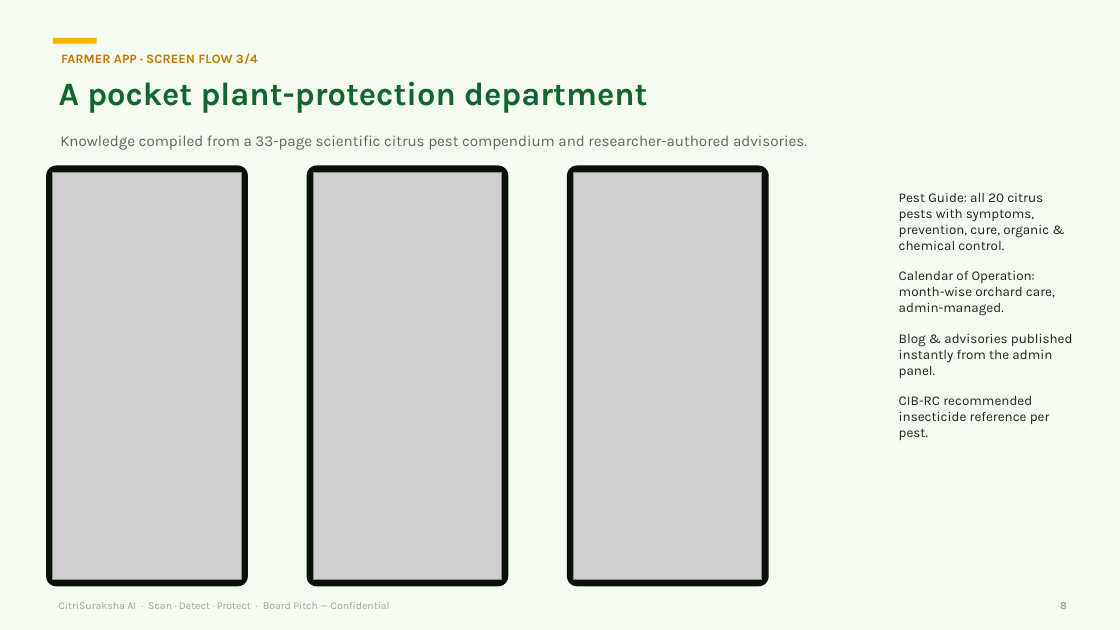
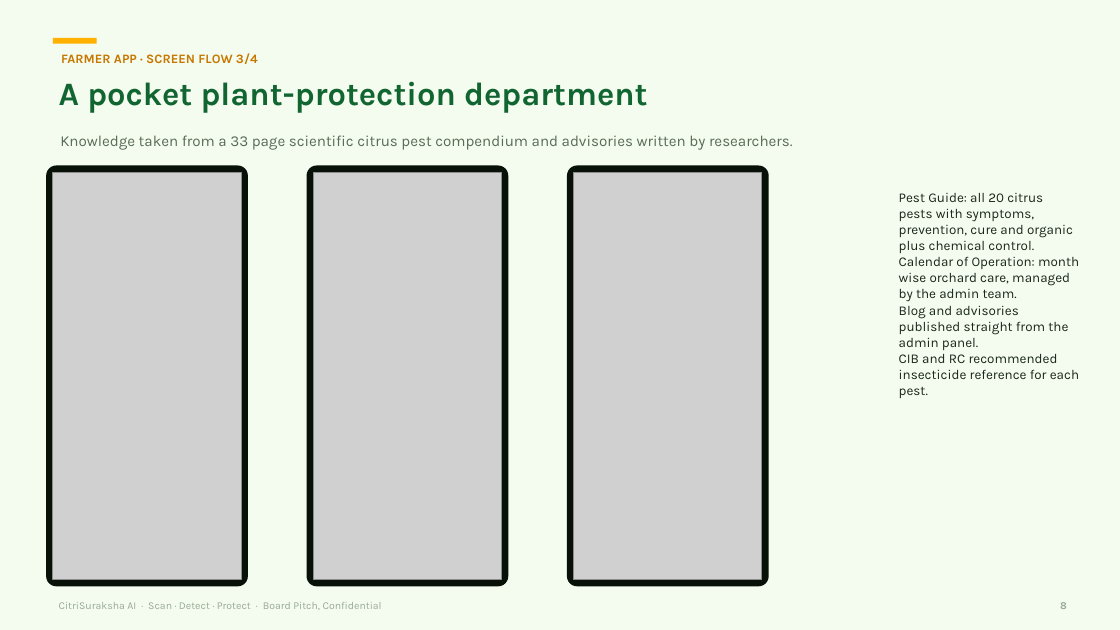
Before and after one commit to jagthapsaurabh/citrisurksha_ai, a slide deck: slide 8 of docs/pitch/CitriSuraksha_AI_Board_Pitch.pptx. Drawn at 1120x630 pixels with LibreOffice and Linux fonts; fonts in the diff are those of the drawing; grey boxes stand for pictures. Boxes give left, top, right and bottom in pixels: in the first picture for what was removed or moved away, otherwise in the second. Text is boxed around its words. In the diff, an @@ line names an element or a change of style, - is before the commit and + after.

Commit message:
Board deck copy: human voice, no versions/counts, ops line removed, no em-dashes (humanize_deck.py, idempotent)

```diff
--- a/docs/pitch/CitriSuraksha_AI_Board_Pitch.pptx
+++ b/docs/pitch/CitriSuraksha_AI_Board_Pitch.pptx
@@ text at box(60, 135, 793, 150): text changed @@
-Knowledge compiled from a 33-page scientific citrus pest compendium and researcher-authored advisories.
+Knowledge taken from a 33 page scientific citrus pest compendium and advisories written by researchers.
@@ text at box(899, 193, 1079, 398): text changed @@
-Pest Guide: all 20 citrus pests with symptoms, prevention, cure, organic & chemical control.
-Calendar of Operation: month-wise orchard care, admin-managed.
-Blog & advisories published instantly from the admin panel.
-CIB-RC recommended insecticide reference per pest.
+Pest Guide: all 20 citrus pests with symptoms, prevention, cure and organic plus chemical control.
+Calendar of Operation: month wise orchard care, managed by the admin team.
+Blog and advisories published straight from the admin panel.
+CIB and RC recommended insecticide reference for each pest.
@@ text at box(59, 602, 382, 610): text changed @@
-CitriSuraksha AI · Scan · Detect · Protect · Board Pitch — Confidential
+CitriSuraksha AI · Scan · Detect · Protect · Board Pitch, Confidential
```
Also in this commit, not shown: 25 other slides changed, 1 other file.
